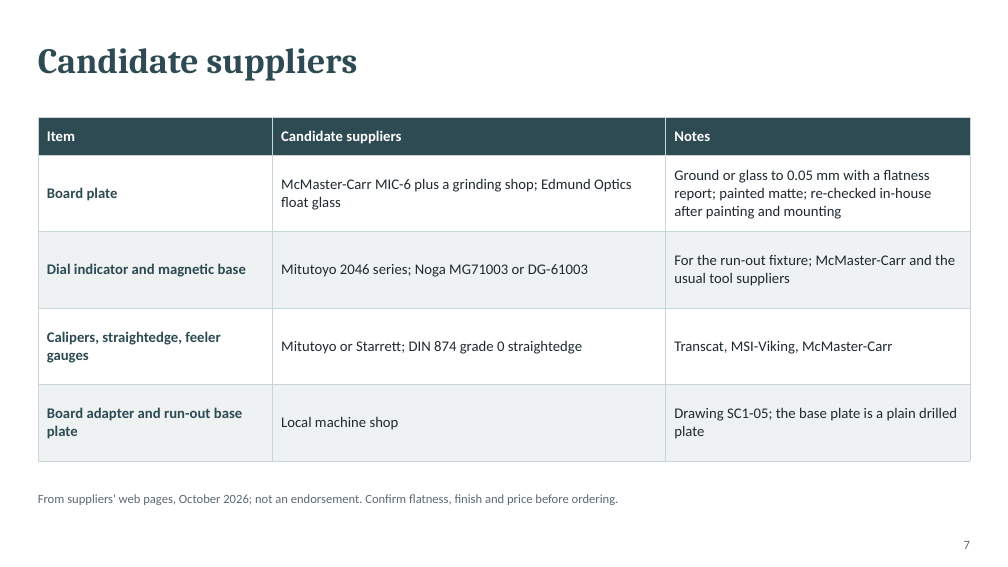
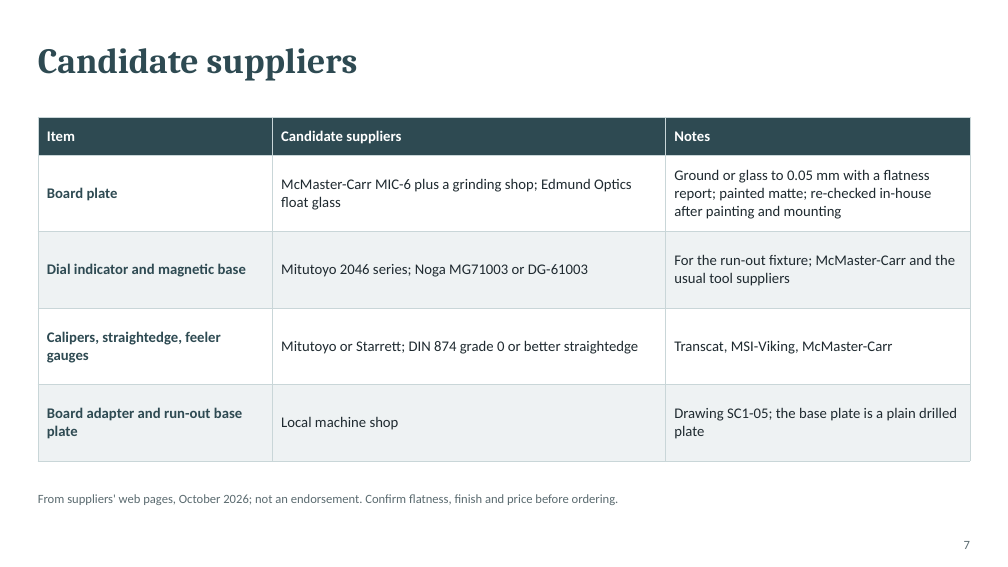
Before and after one commit to glibertyreach/plane_plane_registration, a slide deck: slide 7 of docs/presentations/registration_procurement_build.pptx. Drawn at 1008x567 pixels with LibreOffice and Linux fonts; fonts in the diff are those of the drawing. Boxes give left, top, right and bottom in pixels: in the first picture for what was removed or moved away, otherwise in the second. Text is boxed around its words. In the diff, an @@ line names an element or a change of style, - is before the commit and + after.

```diff
--- a/docs/presentations/registration_procurement_build.pptx
+++ b/docs/presentations/registration_procurement_build.pptx
@@ table at (38, 117, 970, 443) @@
-row 4, column 2: Mitutoyo or Starrett; DIN 874 grade 0 straightedge
+row 4, column 2: Mitutoyo or Starrett; DIN 874 grade 0 or better straightedge
```
Also in this commit, not shown: 2 other slides changed, 14 other files.
